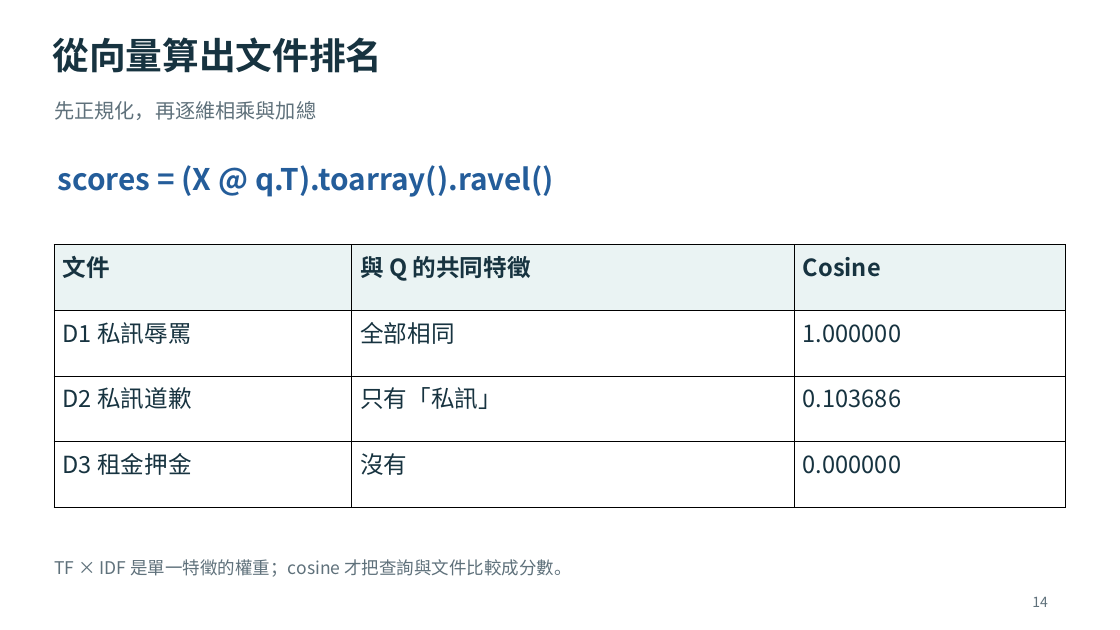
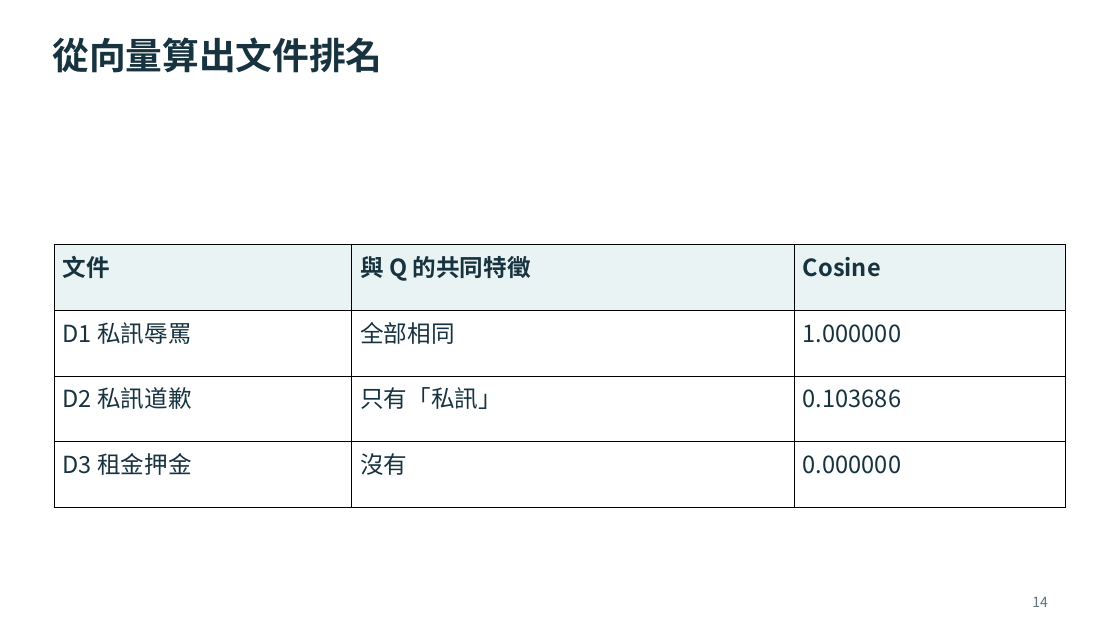
Before and after one commit to OohelloworldoO/Paper-Reading-Notes, a slide deck: slide 32 of 2026/1012-TF-IDF/RAG_檢索工具與TFIDF實作_Meeting.pptx (slide 14 before the commit). Drawn at 1120x630 pixels with LibreOffice and Linux fonts; fonts in the diff are those of the drawing. Boxes give left, top, right and bottom in pixels: in the first picture for what was removed or moved away, otherwise in the second. Text is boxed around its words. In the diff, an @@ line names an element or a change of style, - is before the commit and + after.

```diff
--- a/2026/1012-TF-IDF/RAG_檢索工具與TFIDF實作_Meeting.pptx
+++ b/2026/1012-TF-IDF/RAG_檢索工具與TFIDF實作_Meeting.pptx
@@ text removed at (54, 101, 316, 120) @@
-先正規化，再逐維相乘與加總
@@ text removed at (58, 165, 554, 197) @@
-scores = (X @ q.T).toarray().ravel()
@@ text removed at (54, 559, 571, 577) @@
-TF × IDF 是單一特徵的權重；cosine 才把查詢與文件比較成分數。
```
Also in this commit, not shown: 10 other slides changed, 20 slides added, 10 slides removed, 1 other file.
